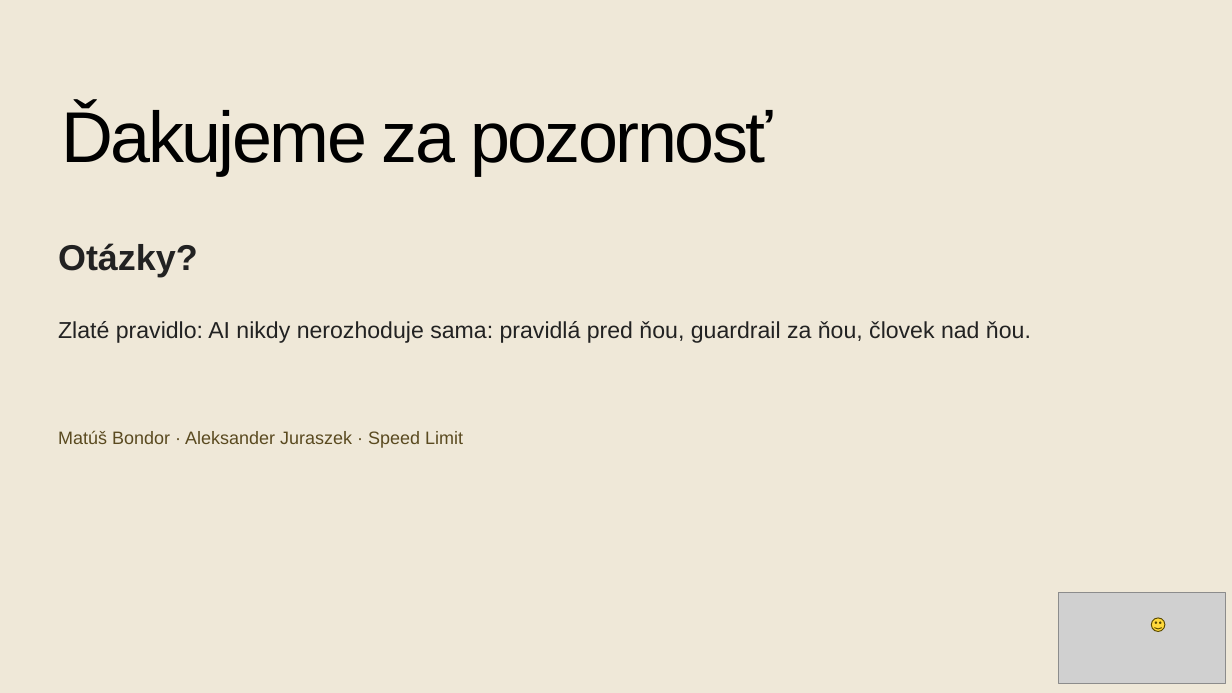
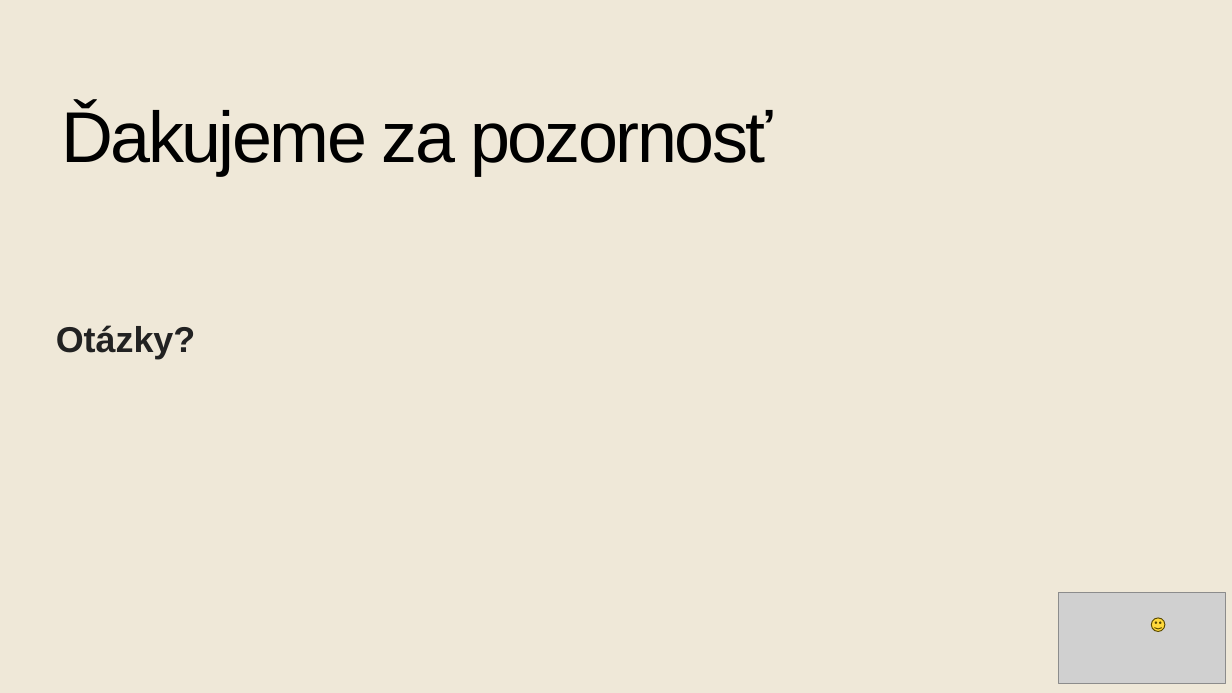
Before and after one commit to matus-bon/SE---Speed-limit, a slide deck: slide 35 of Speed_Limit_Project_SK_FINAL.pptx. Drawn at 1232x693 pixels with LibreOffice and Linux fonts; fonts in the diff are those of the drawing; grey boxes stand for pictures. Boxes give left, top, right and bottom in pixels: in the first picture for what was removed or moved away, otherwise in the second. Text is boxed around its words. In the diff, an @@ line names an element or a change of style, - is before the commit and + after.

```diff
--- a/Speed_Limit_Project_SK_FINAL.pptx
+++ b/Speed_Limit_Project_SK_FINAL.pptx
@@ text "Otázky?" moved from (x1=58, y1=243, x2=198, y2=277) to (x1=56, y1=325, x2=196, y2=359) @@
@@ text removed at (x1=58, y1=321, x2=1031, y2=343) @@
-Zlaté pravidlo: AI nikdy nerozhoduje sama: pravidlá pred ňou, guardrail za ňou, človek nad ňou.
@@ text removed at (x1=58, y1=430, x2=463, y2=448) @@
-Matúš Bondor · Aleksander Juraszek · Speed Limit
```
Also in this commit, not shown: 3 other slides changed, 4 other files.
